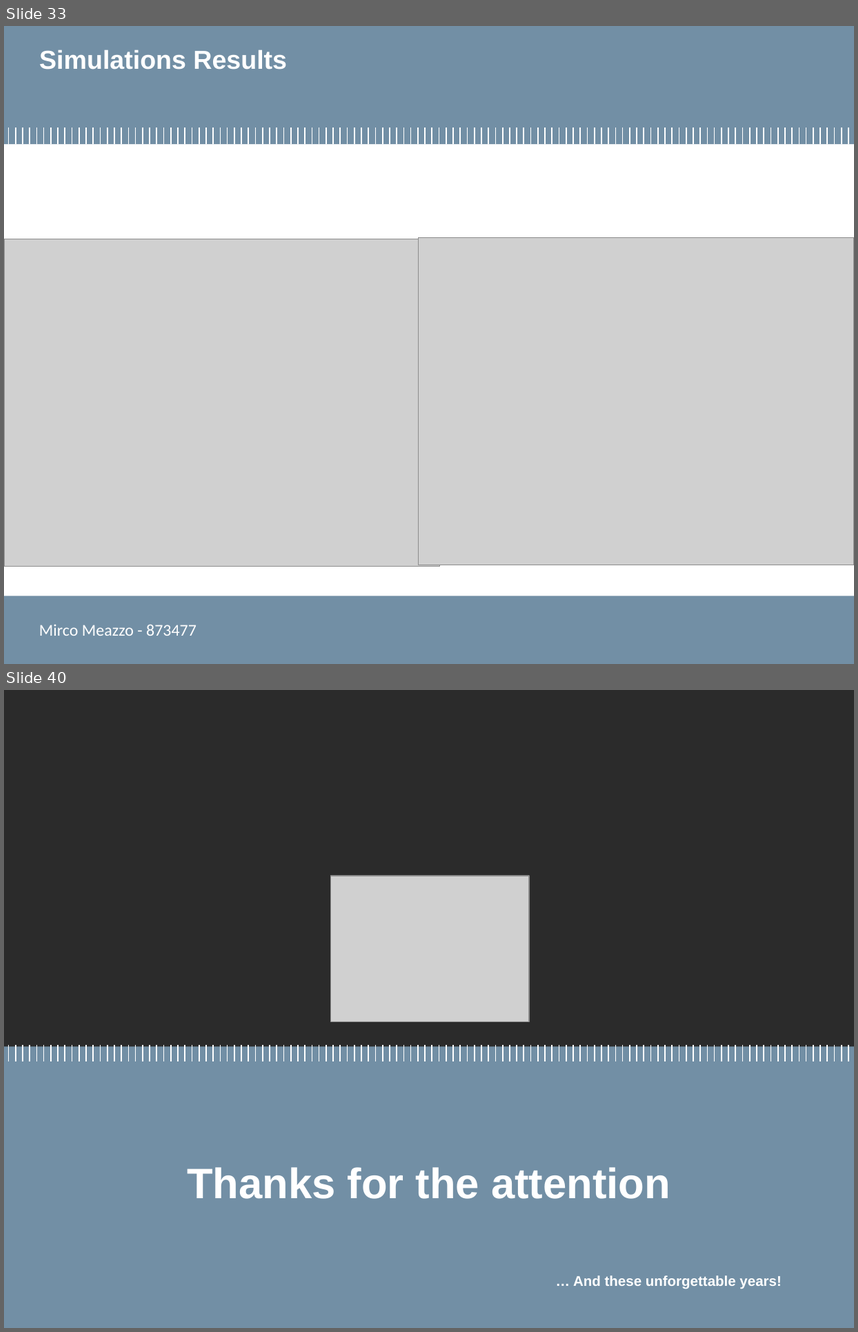
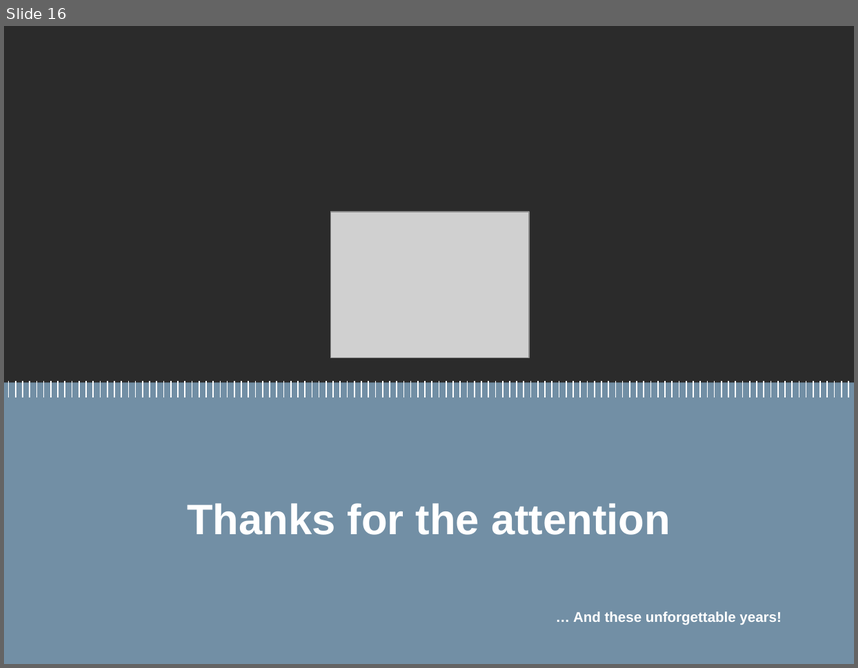
Before and after one commit to mircuz/channel_report, a slide deck: presentazione_meazzo.pptx. Shown one above the other, each under a label of ours: slides 33 and 40 before the commit, slide 16 after it; the slides between them are not shown. The pictures are 858x1332 and 858x668 pixels, drawn with LibreOffice and Linux fonts; fonts in the diff are those of the drawing; grey boxes stand for pictures; background and template pictures are left out; a plain dark background stands for a picture behind light text. Boxes give left, top, right and bottom in pixels: in the first picture for what was removed or moved away, otherwise in the second. Text is boxed around its words. In the diff, an @@ line names an element or a change of style, - is before the commit and + after.

```diff
--- a/presentazione_meazzo.pptx
+++ b/presentazione_meazzo.pptx
@@ slide 33 removed at (4,26,854,664), background #FFFFFF @@
@@ rectangle removed at (4,26,854,144) @@
@@ title removed at (39,50,287,69) @@
-Simulations Results
@@ group removed at (8,127,849,144): 120 lines @@
@@ picture removed at (4,239,440,566) @@
@@ picture removed at (418,238,854,565) @@
@@ rectangle removed at (4,595,854,664) @@
@@ rectangle removed at (12,613,297,646) @@
@@ text removed at (27,624,289,635) @@
-Nome_Laureando1, Nome_Laureando2
@@ text removed at (39,624,197,635) @@
-Mirco Meazzo - 873477
@@ what was slide 40 is now slide 16 @@
```
Also in this commit, not shown: 5 slides changed, 23 other slides removed.
